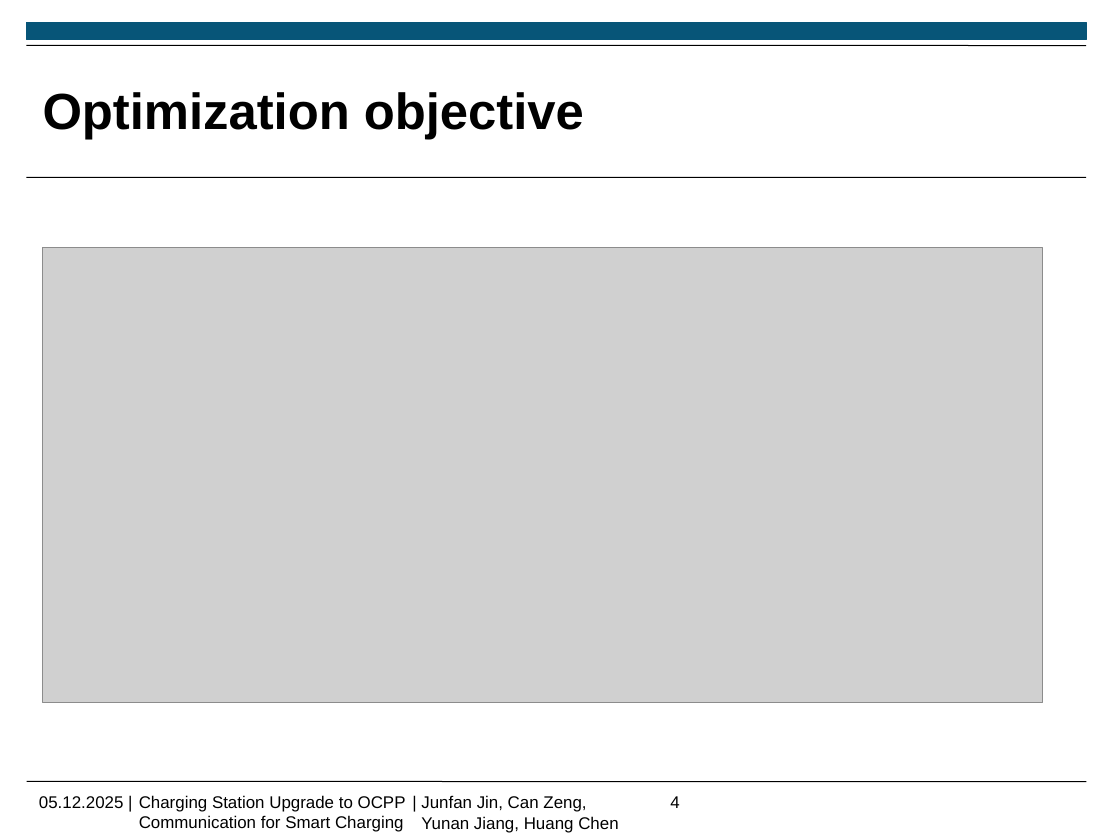
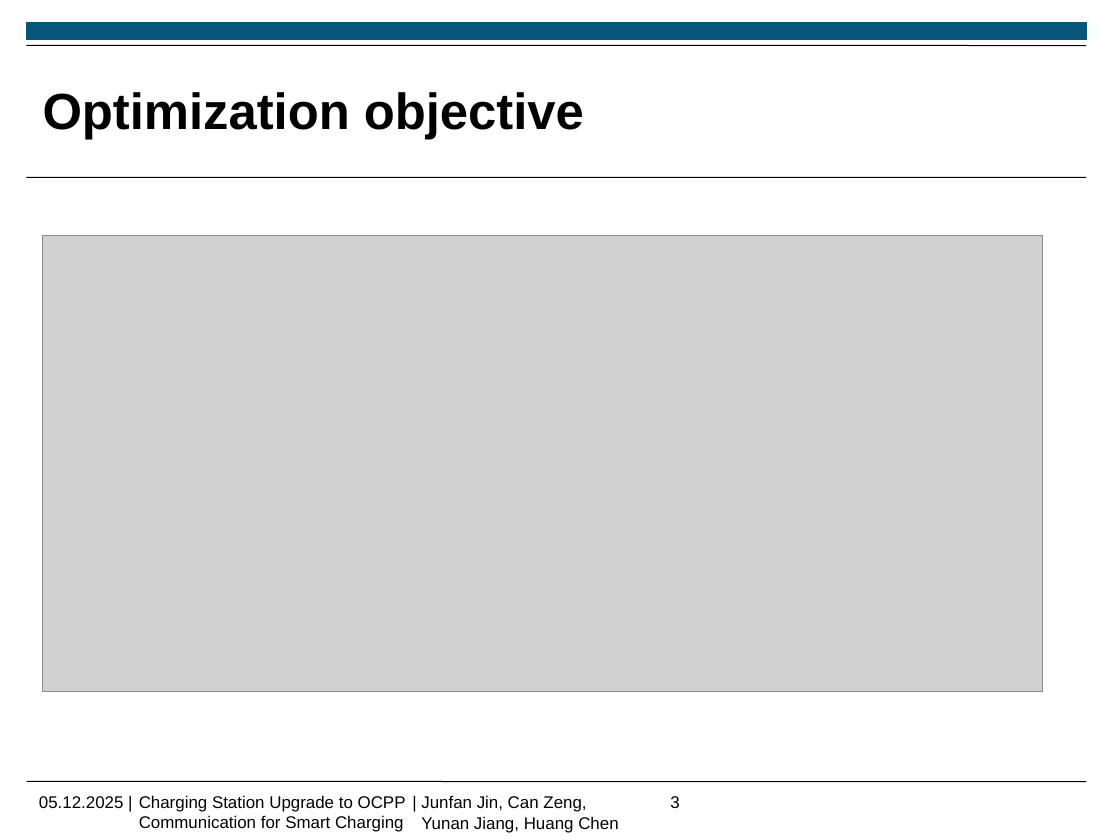
Before and after one commit to Jf-JIN/ADP_Ladesaeule_OCPP, a slide deck: slide 3 of ppt/Zeng_Can.pptx (slide 4 before the commit). Drawn at 1120x840 pixels with LibreOffice and Linux fonts; fonts in the diff are those of the drawing; grey boxes stand for pictures; background and template pictures are left out. Boxes give left, top, right and bottom in pixels: in the first picture for what was removed or moved away, otherwise in the second. Text is boxed around its words. In the diff, an @@ line names an element or a change of style, - is before the commit and + after.

```diff
--- a/ppt/Zeng_Can.pptx
+++ b/ppt/Zeng_Can.pptx
@@ picture: place and size @@
-picture at (43,248,1044,703)
+picture at (43,236,1044,691)
@@ page number at (670,796,679,808): text changed @@
-4
+3
```
Also in this commit, not shown: 2 other slides changed, 2 slides added, 2 slides removed, 7 other files.
